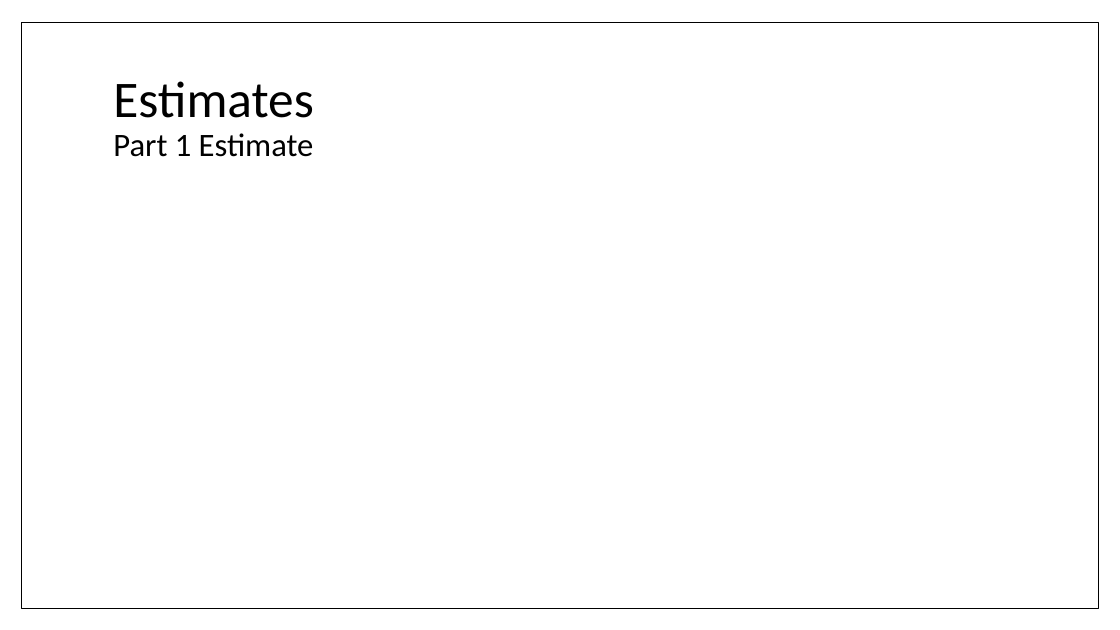
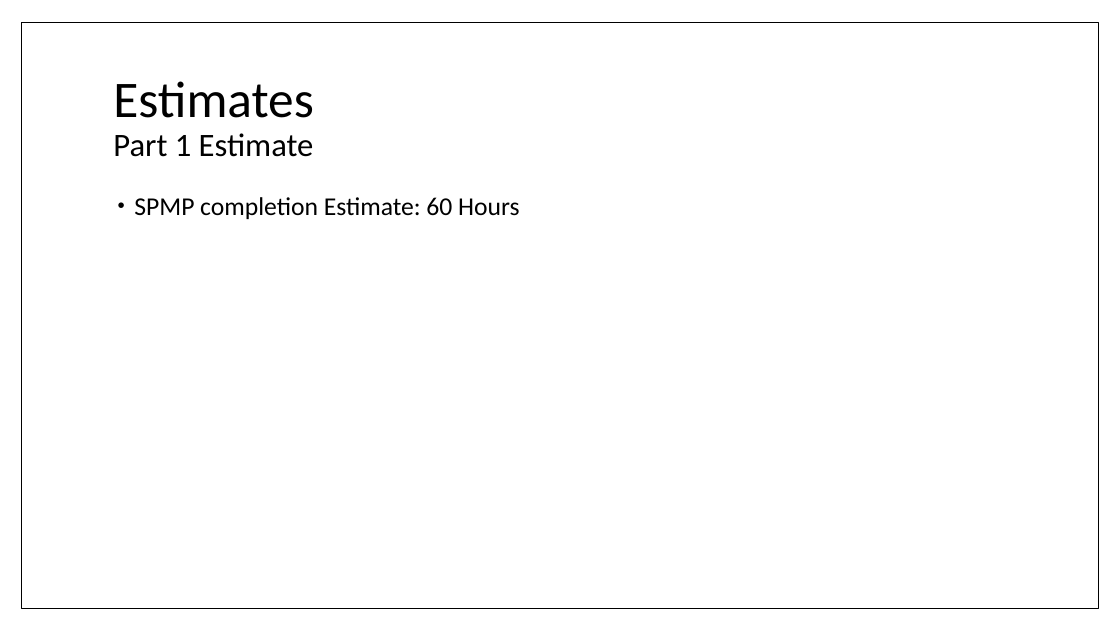
Before and after one commit to umdfeynman/umdfeynman, a slide deck: slide 10 of Work_In_Progress/CS/SPMP_Presentation.pptx. Drawn at 1120x630 pixels with LibreOffice and Linux fonts; fonts in the diff are those of the drawing. Boxes give left, top, right and bottom in pixels: in the first picture for what was removed or moved away, otherwise in the second. Text is boxed around its words. In the diff, an @@ line names an element or a change of style, - is before the commit and + after.

Commit message:
SPMP_Presentation

```diff
--- a/Work_In_Progress/CS/SPMP_Presentation.pptx
+++ b/Work_In_Progress/CS/SPMP_Presentation.pptx
@@ text added at [134,197,519,219], 22 pt, text #000000 @@
+• SPMP completion Estimate: 60 Hours
```
Also in this commit, not shown: 9 other slides changed.
